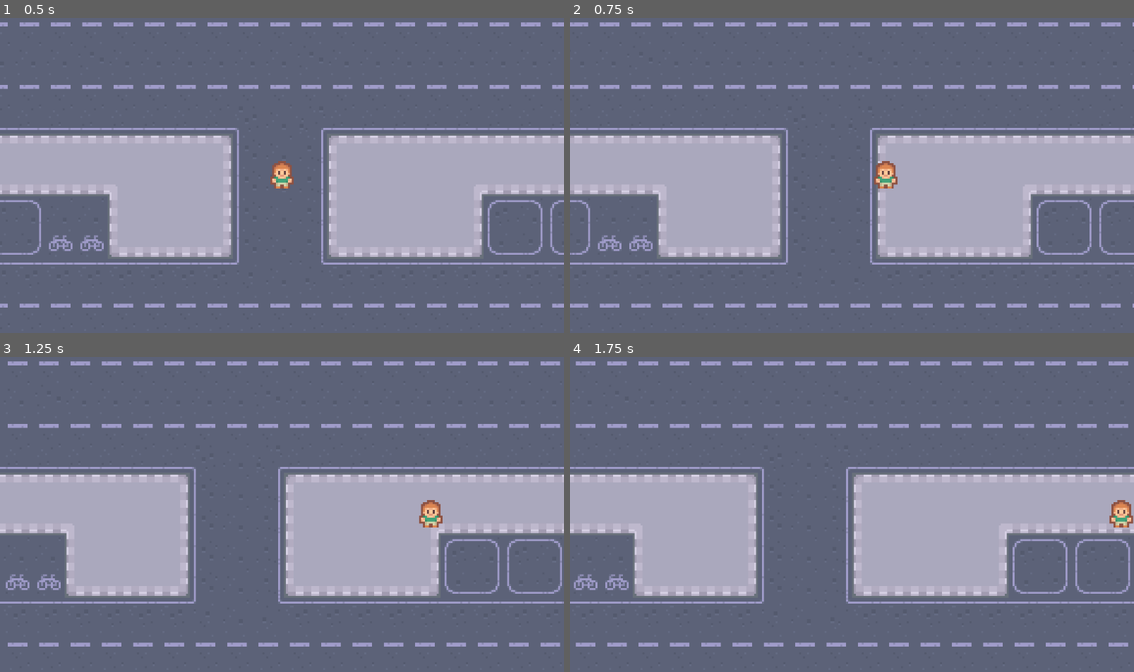
Above: before the commit, frames 1-4 (two rows, left to right).
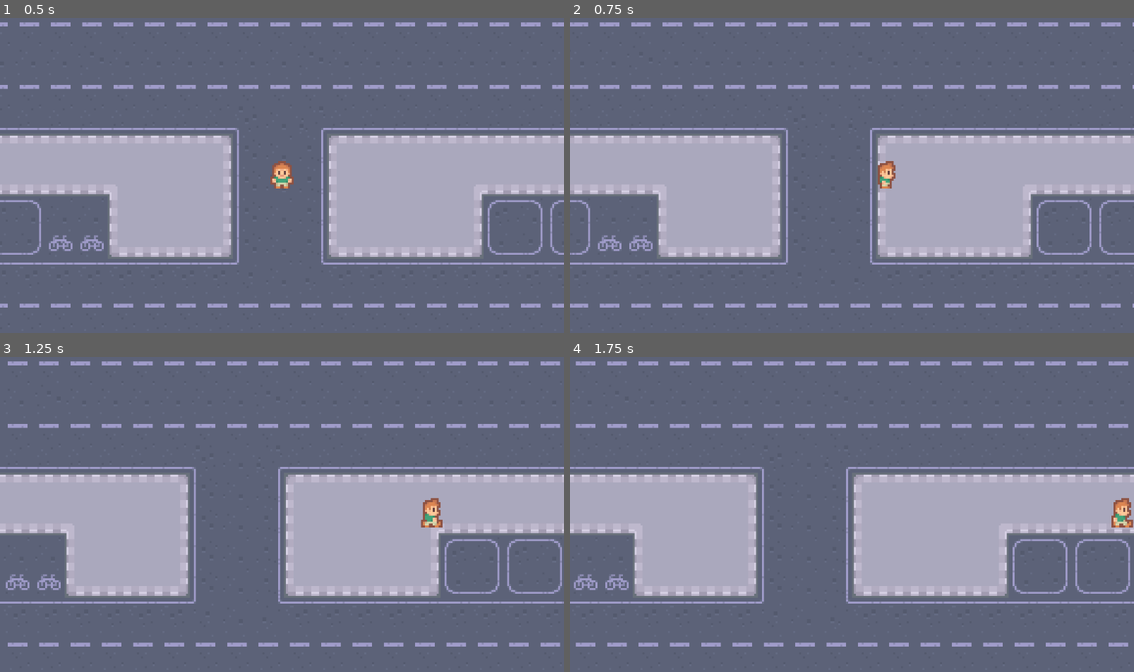
Above: after the commit, the same moments.

Repository: karsrc/H-CHE
Game: Godot game, scene res://node_2d.tscn
The game is run twice, just before and just after one commit, with the same random seed, the same clock (stepped at 60 frames per second) and the same inputs.
Inputs:
- Up to frame 1 (0.5 s): no input
- Up to frame 2 (0.75 s): tap Enter (ui_accept) at 0.5 s; hold Right (right) from 0.53 s (still down); tap Alt at 0.6 s
- Up to frame 3 (1.25 s): keep holding Right (right); tap Enter (ui_accept) at 0.77 s
- Up to frame 4 (1.75 s): keep holding Right (right); tap Shift at 1.35 s; tap Enter (ui_accept) at 1.52 s

Frame 1 is identical in both runs. In frame 2, 0.2% of the frame differs, in the area x 53-59%, y 45-55%; in frame 3, 0.2%, in the area x 74-79%, y 44-55%; in frame 4, 0.2%.

Commit message:
Added player movement animations
Implemented directional animations for the player character in player.gd and updated player.tscn to use an AnimatedSprite2D with multiple animation frames. Switched the player texture to a tileset and configured animation frames for up, down, left, and right movement.

Diff:
--- a/player.gd
+++ b/player.gd
@@ -6,4 +6,18 @@
 func _physics_process(delta: float) -> void:
 	direction = Input.get_vector("left","right","up","down")
 	velocity = direction * speed
+	animation()
 	move_and_slide()
+
+func animation():
+	if direction:
+		if direction.x > 0:
+			$AnimatedSprite2D.play("right")
+		elif direction.x < 0:
+			$AnimatedSprite2D.play("left")
+		elif direction.y <0:
+			$AnimatedSprite2D.play("up")
+		else:
+			$AnimatedSprite2D.play("down")
+	else:
+		$AnimatedSprite2D.frame = 0
--- a/player.tscn
+++ b/player.tscn
@@ -1,21 +1,132 @@
 [gd_scene format=3 uid="uid://bjy1c24lq0gf7"]
 
 [ext_resource type="Script" uid="uid://bpf61kdirs6ek" path="res://player.gd" id="1_i3pqv"]
-[ext_resource type="Texture2D" uid="uid://bkgrir378horu" path="res://graphics3/player/player_simple.png" id="2_hqtel"]
-
-[sub_resource type="GDScript" id="GDScript_onrkg"]
-script/source = "extends Node2D
-"
+[ext_resource type="Texture2D" uid="uid://c4q6c7mxqh78h" path="res://graphics3/player/player_tileset.png" id="2_onrkg"]
 
 [sub_resource type="RectangleShape2D" id="RectangleShape2D_i3pqv"]
 size = Vector2(12, 10)
 
+[sub_resource type="AtlasTexture" id="AtlasTexture_onrkg"]
+atlas = ExtResource("2_onrkg")
+region = Rect2(16, 0, 16, 16)
+
+[sub_resource type="AtlasTexture" id="AtlasTexture_2hs0m"]
+atlas = ExtResource("2_onrkg")
+region = Rect2(16, 16, 16, 16)
+
+[sub_resource type="AtlasTexture" id="AtlasTexture_1jxqw"]
+atlas = ExtResource("2_onrkg")
+region = Rect2(16, 32, 16, 16)
+
+[sub_resource type="AtlasTexture" id="AtlasTexture_i3pqv"]
+atlas = ExtResource("2_onrkg")
+region = Rect2(0, 0, 16, 16)
+
+[sub_resource type="AtlasTexture" id="AtlasTexture_hqtel"]
+atlas = ExtResource("2_onrkg")
+region = Rect2(0, 16, 16, 16)
+
+[sub_resource type="AtlasTexture" id="AtlasTexture_sweqy"]
+atlas = ExtResource("2_onrkg")
+region = Rect2(0, 32, 16, 16)
+
+[sub_resource type="AtlasTexture" id="AtlasTexture_dw050"]
+atlas = ExtResource("2_onrkg")
+region = Rect2(48, 0, 16, 16)
+
+[sub_resource type="AtlasTexture" id="AtlasTexture_b26j0"]
+atlas = ExtResource("2_onrkg")
+region = Rect2(48, 16, 16, 16)
+
+[sub_resource type="AtlasTexture" id="AtlasTexture_n7ghd"]
+atlas = ExtResource("2_onrkg")
+region = Rect2(48, 32, 16, 16)
+
+[sub_resource type="AtlasTexture" id="AtlasTexture_nvl01"]
+atlas = ExtResource("2_onrkg")
+region = Rect2(32, 0, 16, 16)
+
+[sub_resource type="AtlasTexture" id="AtlasTexture_ivps1"]
+atlas = ExtResource("2_onrkg")
+region = Rect2(32, 16, 16, 16)
+
+[sub_resource type="AtlasTexture" id="AtlasTexture_urp6f"]
+atlas = ExtResource("2_onrkg")
+region = Rect2(32, 32, 16, 16)
+
+[sub_resource type="SpriteFrames" id="SpriteFrames_2hs0m"]
+animations = [{
+"frames": [{
+"duration": 1.0,
+"texture": SubResource("AtlasTexture_onrkg")
+}, {
+"duration": 1.0,
+"texture": SubResource("AtlasTexture_2hs0m")
+}, {
+"duration": 1.0,
+"texture": SubResource("AtlasTexture_onrkg")
+}, {
+"duration": 1.0,
+"texture": SubResource("AtlasTexture_1jxqw")
+}],
+"loop": true,
+"name": &"down",
+"speed": 5.0
+}, {
+"frames": [{
+"duration": 1.0,
+"texture": SubResource("AtlasTexture_i3pqv")
+}, {
+"duration": 1.0,
+"texture": SubResource("AtlasTexture_hqtel")
+}, {
+"duration": 1.0,
+"texture": SubResource("AtlasTexture_i3pqv")
+}, {
+"duration": 1.0,
+"texture": SubResource("AtlasTexture_sweqy")
+}],
+"loop": true,
+"name": &"left",
+"speed": 5.0
+}, {
+"frames": [{
+"duration": 1.0,
+"texture": SubResource("AtlasTexture_dw050")
+}, {
+"duration": 1.0,
+"texture": SubResource("AtlasTexture_b26j0")
+}, {
+"duration": 1.0,
+"texture": SubResource("AtlasTexture_dw050")
+}, {
+"duration": 1.0,
+"texture": SubResource("AtlasTexture_n7ghd")
+}],
+"loop": true,
+"name": &"right",
+"speed": 5.0
+}, {
+"frames": [{
+"duration": 1.0,
+"texture": SubResource("AtlasTexture_nvl01")
+}, {
+"duration": 1.0,
+"texture": SubResource("AtlasTexture_ivps1")
+}, {
+"duration": 1.0,
+"texture": SubResource("AtlasTexture_nvl01")
+}, {
+"duration": 1.0,
+"texture": SubResource("AtlasTexture_urp6f")
+}],
+"loop": true,
+"name": &"up",
+"speed": 5.0
+}]
+
 [node name="Player" type="CharacterBody2D" unique_id=1584309605]
 script = ExtResource("1_i3pqv")
-
-[node name="AnimatedSprite2D" type="Sprite2D" parent="." unique_id=1745217764]
-texture = ExtResource("2_hqtel")
-script = SubResource("GDScript_onrkg")
 
 [node name="Camera2D" type="Camera2D" parent="." unique_id=1716658480]
 zoom = Vector2(4, 4)
@@ -28,3 +139,8 @@
 
 [node name="CollisionShape2D" type="CollisionShape2D" parent="." unique_id=862782021]
 shape = SubResource("RectangleShape2D_i3pqv")
+
+[node name="AnimatedSprite2D" type="AnimatedSprite2D" parent="." unique_id=1500273619]
+sprite_frames = SubResource("SpriteFrames_2hs0m")
+animation = &"down"
+autoplay = "down"
--- a/project.godot
+++ b/project.godot
@@ -58,6 +58,7 @@
 
 [rendering]
 
+rendering_device/vsync/frame_queue_size=3
 textures/canvas_textures/default_texture_filter=0
 renderer/rendering_method="gl_compatibility"
 renderer/rendering_method.mobile="gl_compatibility"
